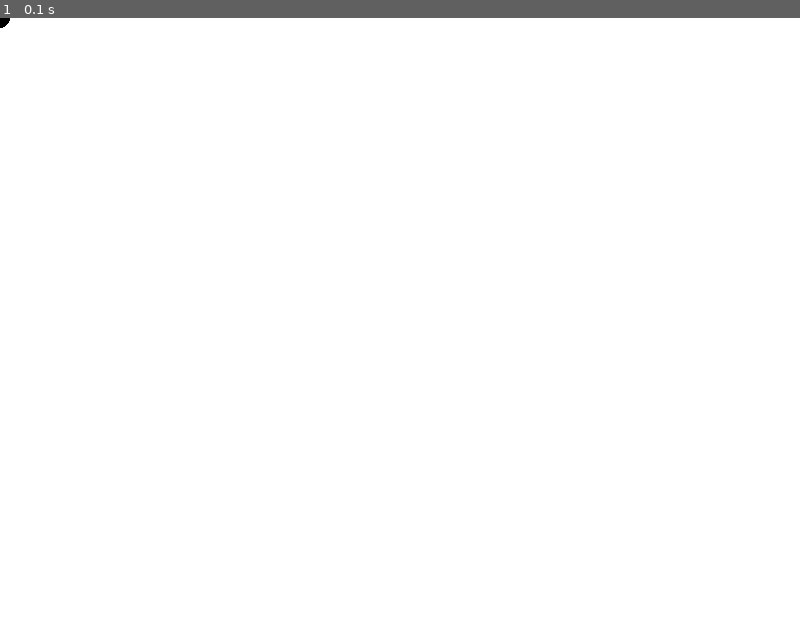
Above: before the commit, frame 1.
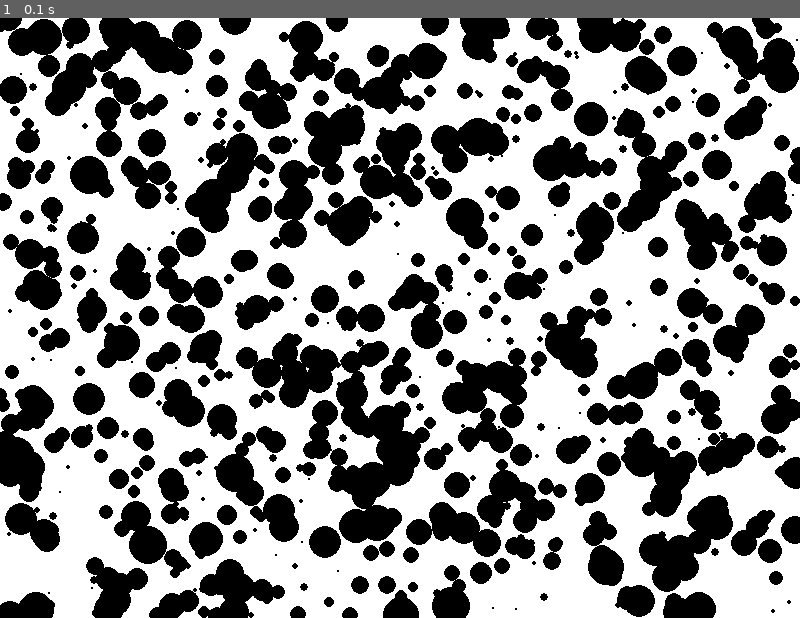
Above: after the commit, the same moment.

Repository: rafal-majewski/cellular-life-simulation
Game: pygame game, started from src/__main__.py
The game is run twice, just before and just after one commit, with the same random seed, the same clock (stepped at 60 frames per second) and the same inputs.
Inputs:
- Up to frame 1 (0.1 s): no input

The runs differ from the first frame. In frame 1, 42% of the frame differs, in the area x 0-100%, y 0-100%.

Commit message:
display some cells for testing purposes

Diff:
--- a/src/__main__.py
+++ b/src/__main__.py
@@ -6,6 +6,7 @@
 from src.pygameimp.Drawer import Drawer
 from src.engine.Cell import Cell
 from src.utils.Point2 import Point2
+import random
 
 
 if __name__ == "__main__":
@@ -13,7 +14,17 @@
 	surface: pygame.surface.Surface = pygame.display.set_mode((800, 600))
 	drawer: Drawer = Drawer(surface)
 	world: World = World()
-	world.addCell(Cell(position=Point2(0, 0), mass=1, radius=10))
+	for i in range(0, 1000):
+		world.addCell(
+			Cell(
+				position=Point2(
+					random.random() * 800 - 400,
+					random.random() * 600 - 300
+				),
+				mass=1,
+				radius=(random.random()) ** 0.2 * (random.random()) * 20
+			)
+		)
 	camera: AbstractCamera = Camera(drawer=drawer, position=Point2(0, 0))
 	game: Game = Game(world=world, camera=camera)
 	game.start()
--- a/src/pygameimp/Drawer.py
+++ b/src/pygameimp/Drawer.py
@@ -9,8 +9,14 @@
 	def __init__(self, surface: Surface) -> None:
 		self.surface = surface
 
+	@property
+	def surfaceCenterPosition(self) -> Point2:
+		return Point2(self.surface.get_width() / 2, self.surface.get_height() / 2)
+
 	def drawCell(self, cell: Cell, camera: AbstractMoveableCamera) -> None:
-		positionOnScreen: Point2 = cell.position - camera.position
+		positionOnScreen: Point2 = cell.position \
+			- camera.position \
+			+ self.surfaceCenterPosition
 		pygame.draw.circle(
 			self.surface,
 			(0, 0, 0),
